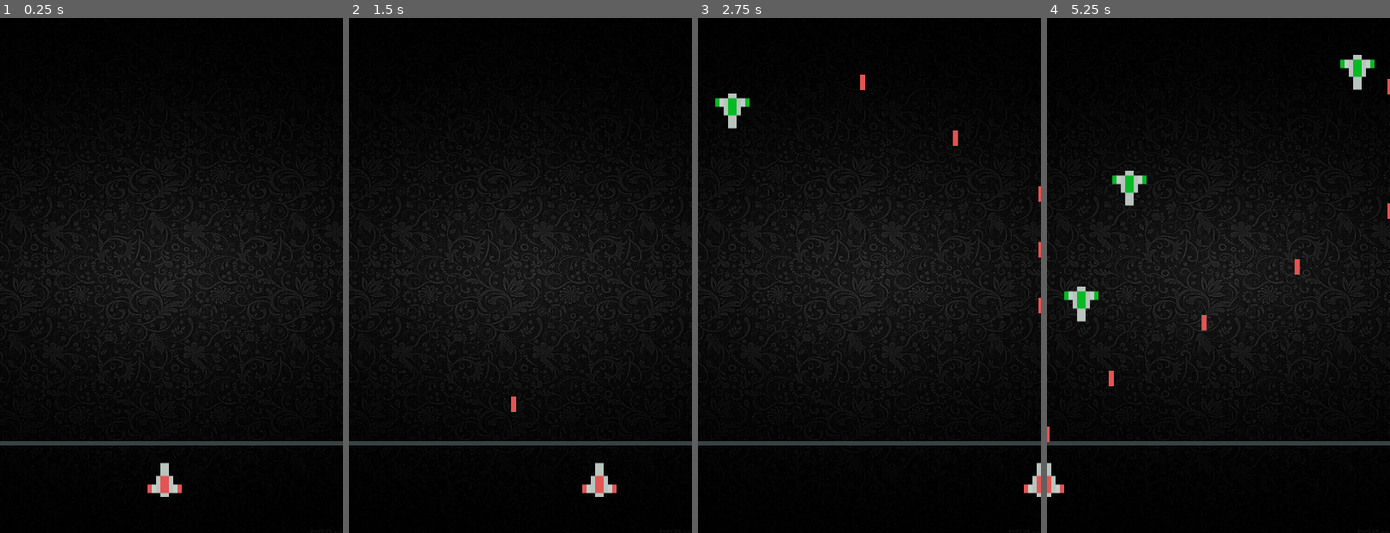
Above: before the commit, frames 1-4 (left to right).
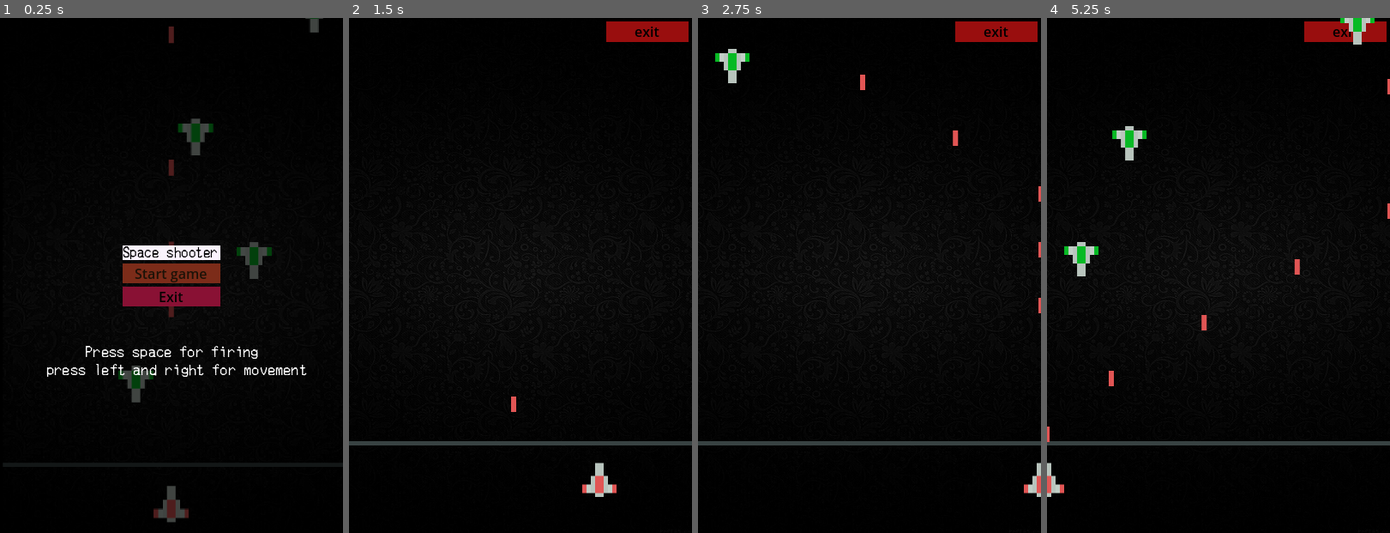
Above: after the commit, the same moments.

Repository: niranjansthaa11-code/My-first-godot-project-
Game: Godot game, scene res://menu/menu.tscn
Same seed, same stepped clock (60 frames per second), same inputs: the game is played once before the commit and once after it. Before the commit the project starts from res://main.tscn.
Inputs (mouse positions are in pixels of both pictures, inside the frame that each line leads up to):
- Up to frame 1 (0.25 s): no input
- Up to frame 2 (1.5 s): click (520, 275) at 0.5 s, where only the run after the commit has a clickable "Start game"; tap Enter at 1.25 s; hold Right (move_element_right) from 1.28 s (still down); hold Space (shoot) from 1.28 s (still down)
- Up to frame 3 (2.75 s): release Right (move_element_right) at 2.03 s; release Space (shoot) at 2.03 s; hold Down from 2.03 s (still down); tap Space (shoot) at 2.1 s
- Up to frame 4 (5.25 s): release Down at 2.78 s; hold Right (move_element_right) 2.78-3.53 s; hold Space (shoot) 2.78-3.53 s; tap Alt at 2.85 s; hold Up 3.53-4.28 s; tap Shift at 3.6 s; tap Space (shoot) at 3.8, 5.1 s; hold Space (shoot) 4.28-5.03 s; hold Left (move_element_left) from 4.28 s (still down)

The runs differ from the first frame. In frame 1, 10% of the frame differs, in the area x 0-100%, y 0-100%; in frame 2, 1.2%; in frame 3, 1.9%; in frame 4, 3.1%.

Commit message:
i created menu bar and working on the last ending menu

Diff:
--- a/my-first-game-/assests of game/enemies spwanner/enemies_spwanner.gd
+++ b/my-first-game-/assests of game/enemies spwanner/enemies_spwanner.gd
@@ -1,6 +1,8 @@
 extends Node
 var enemies_scence=preload("res://enemies/enemies.tscn")
 var eni
+var exit_scence=preload("res://enemies/last_exit_button.tscn")
+
 
 # Called when the node enters the scene tree for the first time.
 func _ready() -> void:
@@ -16,9 +18,10 @@
 	get_parent().get_node("Enemies").add_child (enemy)
 
 func _end(area:Node):
+	var exit=exit_scence.instantiate()
 	if area is Enemy:
 		get_tree().set_pause(true)
-
+		get_parent().get_node("exit_control").add_child(exit)
 
 
 
--- /dev/null
+++ b/my-first-game-/download(2).gd
@@ -0,0 +1,11 @@
+extends Sprite2D
+
+
+# Called when the node enters the scene tree for the first time.
+func _ready() -> void:
+	pass # Replace with function body.
+
+
+# Called every frame. 'delta' is the elapsed time since the previous frame.
+func _process(delta: float) -> void:
+	pass
--- /dev/null
+++ b/my-first-game-/enemies/exit.gd
@@ -0,0 +1,16 @@
+extends Control
+
+
+# Called when the node enters the scene tree for the first time.
+func _ready() -> void:
+	pass # Replace with function body.
+
+
+# Called every frame. 'delta' is the elapsed time since the previous frame.
+func _process(delta: float) -> void:
+	pass
+
+
+func _on_exit_pressed() -> void:
+	get_tree().quit()
+	pass # Replace with function body.
--- /dev/null
+++ b/my-first-game-/enemies/exit.tscn
@@ -0,0 +1,36 @@
+[gd_scene load_steps=3 format=3 uid="uid://duacpe35gw34s"]
+
+[ext_resource type="Script" uid="uid://dq3m0l3ht6yg5" path="res://enemies/exit.gd" id="1_mnkqh"]
+
+[sub_resource type="StyleBoxFlat" id="StyleBoxFlat_ochtc"]
+bg_color = Color(0.6, 0.053999986, 0.053999986, 1)
+
+[node name="exit control button" type="Control"]
+layout_mode = 3
+anchors_preset = 15
+anchor_right = 1.0
+anchor_bottom = 1.0
+offset_left = 8.0
+offset_right = 8.0
+grow_horizontal = 2
+grow_vertical = 2
+script = ExtResource("1_mnkqh")
+
+[node name="Button" type="Button" parent="."]
+layout_mode = 1
+anchors_preset = 8
+anchor_left = 0.5
+anchor_top = 0.5
+anchor_right = 0.5
+anchor_bottom = 0.5
+offset_left = -56.0
+offset_top = -20.0
+offset_right = 40.0
+offset_bottom = 4.0
+grow_horizontal = 2
+grow_vertical = 2
+theme_override_colors/font_color = Color(0.00055349985, 0.0018800114, 0.0021769642, 1)
+theme_override_styles/normal = SubResource("StyleBoxFlat_ochtc")
+text = "exit"
+
+[connection signal="pressed" from="Button" to="." method="_on_exit_pressed"]
--- /dev/null
+++ b/my-first-game-/enemies/last_exit_button.tscn
@@ -0,0 +1,111 @@
+[gd_scene load_steps=8 format=3 uid="uid://q6y57ved3el5"]
+
+[ext_resource type="Script" uid="uid://daotbyvumfgyy" path="res://menu/menu.gd" id="1_nwjnc"]
+[ext_resource type="Texture2D" uid="uid://l1qqa7xw7415" path="res://assests of game/Screenshot 2026-01-24 105220.png" id="2_db0v5"]
+[ext_resource type="FontFile" uid="uid://e6px1yroegqq" path="res://assests of game/Merchant Copy.ttf" id="3_xx2hv"]
+
+[sub_resource type="StyleBoxTexture" id="StyleBoxTexture_pv2di"]
+texture = ExtResource("2_db0v5")
+modulate_color = Color(0.34557152, 0.34557167, 0.3455716, 1)
+
+[sub_resource type="StyleBoxFlat" id="StyleBoxFlat_dxa0q"]
+bg_color = Color(0.978008, 0.9528547, 0.99125713, 1)
+
+[sub_resource type="StyleBoxFlat" id="StyleBoxFlat_o2lhx"]
+bg_color = Color(0.48803586, 0.17193791, 0.09708352, 1)
+
+[sub_resource type="StyleBoxFlat" id="StyleBoxFlat_4t64p"]
+bg_color = Color(0.5379934, 0.06765488, 0.20410454, 1)
+
+[node name="last_exit button" type="Control"]
+layout_mode = 3
+anchors_preset = 15
+anchor_right = 1.0
+anchor_bottom = 1.0
+grow_horizontal = 2
+grow_vertical = 2
+script = ExtResource("1_nwjnc")
+
+[node name="Panel" type="Panel" parent="."]
+layout_mode = 1
+anchors_preset = 15
+anchor_right = 1.0
+anchor_bottom = 1.0
+grow_horizontal = 2
+grow_vertical = 2
+theme_override_styles/panel = SubResource("StyleBoxTexture_pv2di")
+
+[node name="VBoxContainer" type="VBoxContainer" parent="."]
+layout_mode = 1
+anchors_preset = 8
+anchor_left = 0.5
+anchor_top = 0.5
+anchor_right = 0.5
+anchor_bottom = 0.5
+offset_left = -57.0
+offset_top = -33.0
+offset_right = 57.0
+offset_bottom = 33.0
+grow_horizontal = 2
+grow_vertical = 2
+
+[node name="Label" type="Label" parent="VBoxContainer"]
+layout_mode = 2
+theme_override_colors/font_color = Color(7.181221e-06, 1.0338701e-05, 1.7118518e-06, 1)
+theme_override_colors/font_outline_color = Color(1, 1, 1, 1)
+theme_override_fonts/font = ExtResource("3_xx2hv")
+theme_override_font_sizes/font_size = 24
+theme_override_styles/normal = SubResource("StyleBoxFlat_dxa0q")
+text = "Space shooter"
+
+[node name="start" type="Button" parent="VBoxContainer"]
+layout_mode = 2
+theme_override_colors/font_color = Color(0.11059142, 0.06998978, 0.029934656, 1)
+theme_override_styles/normal = SubResource("StyleBoxFlat_o2lhx")
+theme_override_styles/normal_mirrored = SubResource("StyleBoxFlat_o2lhx")
+theme_override_styles/pressed = SubResource("StyleBoxFlat_o2lhx")
+theme_override_styles/pressed_mirrored = SubResource("StyleBoxFlat_o2lhx")
+theme_override_styles/hover = SubResource("StyleBoxFlat_o2lhx")
+theme_override_styles/hover_mirrored = SubResource("StyleBoxFlat_o2lhx")
+theme_override_styles/hover_pressed = SubResource("StyleBoxFlat_o2lhx")
+theme_override_styles/hover_pressed_mirrored = SubResource("StyleBoxFlat_o2lhx")
+theme_override_styles/disabled = SubResource("StyleBoxFlat_o2lhx")
+theme_override_styles/disabled_mirrored = SubResource("StyleBoxFlat_o2lhx")
+theme_override_styles/focus = SubResource("StyleBoxFlat_o2lhx")
+text = "Restart game"
+
+[node name="exit" type="Button" parent="VBoxContainer"]
+layout_mode = 2
+theme_override_colors/font_color = Color(0.016800098, 0.008692576, 0.0059470385, 1)
+theme_override_styles/normal = SubResource("StyleBoxFlat_4t64p")
+theme_override_styles/normal_mirrored = SubResource("StyleBoxFlat_o2lhx")
+theme_override_styles/pressed = SubResource("StyleBoxFlat_o2lhx")
+theme_override_styles/pressed_mirrored = SubResource("StyleBoxFlat_o2lhx")
+theme_override_styles/hover = SubResource("StyleBoxFlat_o2lhx")
+theme_override_styles/hover_mirrored = SubResource("StyleBoxFlat_o2lhx")
+theme_override_styles/hover_pressed = SubResource("StyleBoxFlat_o2lhx")
+theme_override_styles/hover_pressed_mirrored = SubResource("StyleBoxFlat_o2lhx")
+theme_override_styles/disabled = SubResource("StyleBoxFlat_o2lhx")
+theme_override_styles/disabled_mirrored = SubResource("StyleBoxFlat_o2lhx")
+theme_override_styles/focus = SubResource("StyleBoxFlat_o2lhx")
+text = "Exit"
+
+[node name="Label" type="Label" parent="."]
+layout_mode = 1
+anchors_preset = -1
+anchor_left = 0.48000002
+anchor_top = 0.388
+anchor_right = 0.48000002
+anchor_bottom = 0.388
+offset_left = -80.0
+offset_top = -8.800003
+offset_right = 86.0
+offset_bottom = 9.199997
+grow_horizontal = 2
+grow_vertical = 2
+theme_override_fonts/font = ExtResource("3_xx2hv")
+theme_override_font_sizes/font_size = 26
+text = " MISSION FAILED !!"
+
+[connection signal="pressed" from="VBoxContainer/start" to="." method="_on_start_pressed"]
+[connection signal="pressed" from="VBoxContainer/exit" to="." method="_on_exit_pressed"]
--- a/my-first-game-/enemies/menu.tscn
+++ /dev/null
@@ -1,56 +0,0 @@
-[gd_scene load_steps=5 format=3 uid="uid://crc7j0qigvi1x"]
-
-[ext_resource type="Texture2D" uid="uid://l1qqa7xw7415" path="res://assests of game/Screenshot 2026-01-24 105220.png" id="1_dxa0q"]
-
-[sub_resource type="StyleBoxTexture" id="StyleBoxTexture_pv2di"]
-texture = ExtResource("1_dxa0q")
-modulate_color = Color(0.34557152, 0.34557167, 0.3455716, 1)
-
-[sub_resource type="StyleBoxFlat" id="StyleBoxFlat_o2lhx"]
-bg_color = Color(0.13393933, 0.6058263, 0.4841376, 1)
-
-[sub_resource type="StyleBoxFlat" id="StyleBoxFlat_4t64p"]
-bg_color = Color(0.5379934, 0.06765488, 0.20410454, 1)
-
-[node name="menu" type="Control"]
-layout_mode = 3
-anchors_preset = 15
-anchor_right = 1.0
-anchor_bottom = 1.0
-grow_horizontal = 2
-grow_vertical = 2
-
-[node name="Panel" type="Panel" parent="."]
-layout_mode = 1
-anchors_preset = 15
-anchor_right = 1.0
-anchor_bottom = 1.0
-grow_horizontal = 2
-grow_vertical = 2
-theme_override_styles/panel = SubResource("StyleBoxTexture_pv2di")
-
-[node name="VBoxContainer" type="VBoxContainer" parent="."]
-layout_mode = 1
-anchors_preset = 8
-anchor_left = 0.5
-anchor_top = 0.5
-anchor_right = 0.5
-anchor_bottom = 0.5
-offset_left = -57.0
-offset_top = -33.0
-offset_right = 57.0
-offset_bottom = 33.0
-grow_horizontal = 2
-grow_vertical = 2
-
-[node name="start" type="Button" parent="VBoxContainer"]
-layout_mode = 2
-theme_override_colors/font_color = Color(0.11059142, 0.06998978, 0.029934656, 1)
-theme_override_styles/normal = SubResource("StyleBoxFlat_o2lhx")
-text = "Start game"
-
-[node name="exit" type="Button" parent="VBoxContainer"]
-layout_mode = 2
-theme_override_colors/font_color = Color(0.016800098, 0.008692576, 0.0059470385, 1)
-theme_override_styles/normal = SubResource("StyleBoxFlat_4t64p")
-text = "Exit"
--- /dev/null
+++ b/my-first-game-/main.gd
@@ -0,0 +1,11 @@
+extends Node2D
+
+
+# Called when the node enters the scene tree for the first time.
+func _ready() -> void:
+	pass # Replace with function body.
+
+
+# Called every frame. 'delta' is the elapsed time since the previous frame.
+func _process(delta: float) -> void:
+	pass
--- a/my-first-game-/main.tscn
+++ b/my-first-game-/main.tscn
@@ -1,23 +1,30 @@
-[gd_scene load_steps=7 format=3 uid="uid://psuusljqexty"]
+[gd_scene load_steps=10 format=3 uid="uid://psuusljqexty"]
 
+[ext_resource type="Script" uid="uid://da7h7qa06xhff" path="res://main.gd" id="1_5vw27"]
 [ext_resource type="Texture2D" uid="uid://euop6klcichq" path="res://assests of game/download (2).jpg" id="1_ig7tw"]
 [ext_resource type="PackedScene" uid="uid://bv6mw1nkbq1m3" path="res://player/player.tscn" id="2_0xm2m"]
 [ext_resource type="Texture2D" uid="uid://b063kxuusdi71" path="res://assests of game/spacepixels-0.1.0/horizontal_bar_grey.png" id="3_h2yge"]
+[ext_resource type="Script" uid="uid://bwaw80qgmld1g" path="res://download(2).gd" id="3_kek77"]
+[ext_resource type="Script" uid="uid://cvda78wx5sk7k" path="res://the_death_boundary.gd" id="4_4c57u"]
 [ext_resource type="PackedScene" uid="uid://bk4j665xv8nrp" path="res://assests of game/enemies spwanner/enemies_spwanner.tscn" id="4_lquwl"]
-[ext_resource type="PackedScene" uid="uid://crc7j0qigvi1x" path="res://enemies/menu.tscn" id="5_lquwl"]
+[ext_resource type="PackedScene" uid="uid://duacpe35gw34s" path="res://enemies/exit.tscn" id="5_lquwl"]
 
 [sub_resource type="RectangleShape2D" id="RectangleShape2D_1bvp3"]
 size = Vector2(408, 5)
 
 [node name="Game manager" type="Node2D"]
+script = ExtResource("1_5vw27")
 
 [node name="Download(2)" type="Sprite2D" parent="."]
+modulate = Color(0.5037054, 0.5037054, 0.5037054, 1)
 position = Vector2(200, 296)
 scale = Vector2(0.54347825, 0.4648318)
 texture = ExtResource("1_ig7tw")
+script = ExtResource("3_kek77")
 
 [node name="the_death_boundary" type="Area2D" parent="."]
 position = Vector2(192, 496)
+script = ExtResource("4_4c57u")
 
 [node name="CollisionShape2D" type="CollisionShape2D" parent="the_death_boundary"]
 position = Vector2(4, 0)
@@ -37,8 +44,8 @@
 
 [node name="Enemies" type="Node" parent="."]
 
-[node name="Control" parent="." instance=ExtResource("5_lquwl")]
-offset_left = 184.0
-offset_top = 664.0
-offset_right = 184.0
-offset_bottom = 664.0
+[node name="exit control button" parent="." instance=ExtResource("5_lquwl")]
+offset_left = 344.0
+offset_top = 24.0
+offset_right = 368.0
+offset_bottom = 24.0
--- /dev/null
+++ b/my-first-game-/menu/menu.gd
@@ -0,0 +1,26 @@
+extends Control
+var game_start:=false
+
+
+
+# Called when the node enters the scene tree for the first time.
+func _ready() -> void:
+	pass # Replace with function body.
+
+
+# Called every frame. 'delta' is the elapsed time since the previous frame.
+func _process(delta: float) -> void:
+	pass
+
+
+func _on_start_pressed() -> void:
+	get_tree().change_scene_to_file("res://main.tscn")
+
+
+
+	pass # Replace with function body.
+
+
+func _on_exit_pressed() -> void:
+	get_tree().quit()
+	pass # Replace with function body.
--- /dev/null
+++ b/my-first-game-/menu/menu.tscn
@@ -0,0 +1,105 @@
+[gd_scene load_steps=8 format=3 uid="uid://crc7j0qigvi1x"]
+
+[ext_resource type="Texture2D" uid="uid://l1qqa7xw7415" path="res://assests of game/Screenshot 2026-01-24 105220.png" id="1_dxa0q"]
+[ext_resource type="Script" uid="uid://daotbyvumfgyy" path="res://menu/menu.gd" id="1_o2lhx"]
+[ext_resource type="FontFile" uid="uid://e6px1yroegqq" path="res://assests of game/Merchant Copy.ttf" id="2_pv2di"]
+
+[sub_resource type="StyleBoxTexture" id="StyleBoxTexture_pv2di"]
+texture = ExtResource("1_dxa0q")
+modulate_color = Color(0.34557152, 0.34557167, 0.3455716, 1)
+
+[sub_resource type="StyleBoxFlat" id="StyleBoxFlat_dxa0q"]
+bg_color = Color(0.978008, 0.9528547, 0.99125713, 1)
+
+[sub_resource type="StyleBoxFlat" id="StyleBoxFlat_o2lhx"]
+bg_color = Color(0.48803586, 0.17193791, 0.09708352, 1)
+
+[sub_resource type="StyleBoxFlat" id="StyleBoxFlat_4t64p"]
+bg_color = Color(0.5379934, 0.06765488, 0.20410454, 1)
+
+[node name="menu" type="Control"]
+layout_mode = 3
+anchors_preset = 15
+anchor_right = 1.0
+anchor_bottom = 1.0
+grow_horizontal = 2
+grow_vertical = 2
+script = ExtResource("1_o2lhx")
+
+[node name="Panel" type="Panel" parent="."]
+layout_mode = 1
+anchors_preset = 15
+anchor_right = 1.0
+anchor_bottom = 1.0
+grow_horizontal = 2
+grow_vertical = 2
+theme_override_styles/panel = SubResource("StyleBoxTexture_pv2di")
+
+[node name="VBoxContainer" type="VBoxContainer" parent="."]
+layout_mode = 1
+anchors_preset = 8
+anchor_left = 0.5
+anchor_top = 0.5
+anchor_right = 0.5
+anchor_bottom = 0.5
+offset_left = -57.0
+offset_top = -33.0
+offset_right = 57.0
+offset_bottom = 33.0
+grow_horizontal = 2
+grow_vertical = 2
+
+[node name="Label" type="Label" parent="VBoxContainer"]
+layout_mode = 2
+theme_override_colors/font_color = Color(7.181221e-06, 1.0338701e-05, 1.7118518e-06, 1)
+theme_override_colors/font_outline_color = Color(1, 1, 1, 1)
+theme_override_fonts/font = ExtResource("2_pv2di")
+theme_override_font_sizes/font_size = 24
+theme_override_styles/normal = SubResource("StyleBoxFlat_dxa0q")
+text = "Space shooter"
+
+[node name="start" type="Button" parent="VBoxContainer"]
+layout_mode = 2
+theme_override_colors/font_color = Color(0.11059142, 0.06998978, 0.029934656, 1)
+theme_override_styles/normal = SubResource("StyleBoxFlat_o2lhx")
+theme_override_styles/normal_mirrored = SubResource("StyleBoxFlat_o2lhx")
+theme_override_styles/pressed = SubResource("StyleBoxFlat_o2lhx")
+theme_override_styles/pressed_mirrored = SubResource("StyleBoxFlat_o2lhx")
+theme_override_styles/hover = SubResource("StyleBoxFlat_o2lhx")
+theme_override_styles/hover_mirrored = SubResource("StyleBoxFlat_o2lhx")
+theme_override_styles/hover_pressed = SubResource("StyleBoxFlat_o2lhx")
+theme_override_styles/hover_pressed_mirrored = SubResource("StyleBoxFlat_o2lhx")
+theme_override_styles/disabled = SubResource("StyleBoxFlat_o2lhx")
+theme_override_styles/disabled_mirrored = SubResource("StyleBoxFlat_o2lhx")
+theme_override_styles/focus = SubResource("StyleBoxFlat_o2lhx")
+text = "Start game"
+
+[node name="exit" type="Button" parent="VBoxContainer"]
+layout_mode = 2
+theme_override_colors/font_color = Color(0.016800098, 0.008692576, 0.0059470385, 1)
+theme_override_styles/normal = SubResource("StyleBoxFlat_4t64p")
+theme_override_styles/normal_mirrored = SubResource("StyleBoxFlat_o2lhx")
+theme_override_styles/pressed = SubResource("StyleBoxFlat_o2lhx")
+theme_override_styles/pressed_mirrored = SubResource("StyleBoxFlat_o2lhx")
+theme_override_styles/hover = SubResource("StyleBoxFlat_o2lhx")
+theme_override_styles/hover_mirrored = SubResource("StyleBoxFlat_o2lhx")
+theme_override_styles/hover_pressed = SubResource("StyleBoxFlat_o2lhx")
+theme_override_styles/hover_pressed_mirrored = SubResource("StyleBoxFlat_o2lhx")
+theme_override_styles/disabled = SubResource("StyleBoxFlat_o2lhx")
+theme_override_styles/disabled_mirrored = SubResource("StyleBoxFlat_o2lhx")
+theme_override_styles/focus = SubResource("StyleBoxFlat_o2lhx")
+text = "Exit"
+
+[node name="Label" type="Label" parent="."]
+layout_mode = 0
+offset_left = 54.0
+offset_top = 380.0
+offset_right = 367.0
+offset_bottom = 424.0
+theme_override_fonts/font = ExtResource("2_pv2di")
+theme_override_font_sizes/font_size = 26
+text = "     Press space for firing
+press left and right for movement "
+
+[connection signal="pressed" from="VBoxContainer/start" to="." method="_on_start_pressed"]
+[connection signal="pressed" from="VBoxContainer/exit" to="." method="_on_exit_pressed"]
--- a/my-first-game-/project.godot
+++ b/my-first-game-/project.godot
@@ -11,7 +11,7 @@
 [application]
 
 config/name="My first game"
-run/main_scene="uid://psuusljqexty"
+run/main_scene="uid://crc7j0qigvi1x"
 config/features=PackedStringArray("4.5", "GL Compatibility")
 config/icon="res://icon.svg"
 
--- /dev/null
+++ b/my-first-game-/the_death_boundary.gd
@@ -0,0 +1,11 @@
+extends Area2D
+
+
+# Called when the node enters the scene tree for the first time.
+func _ready() -> void:
+	pass # Replace with function body.
+
+
+# Called every frame. 'delta' is the elapsed time since the previous frame.
+func _process(delta: float) -> void:
+	pass
Binary file added: my-first-game-/assests of game/Merchant Copy.ttf
Not shown, added: my-first-game-/assests of game/Merchant Copy.ttf.import
Binary file added: my-first-game-/assests of game/Pixel Game Extrude.otf
Not shown, added: my-first-game-/assests of game/Pixel Game Extrude.otf.import
Not shown, added: my-first-game-/download(2).gd.uid
Not shown, added: my-first-game-/enemies/exit.gd.uid
Not shown, added: my-first-game-/main.gd.uid
Not shown, added: my-first-game-/menu/menu.gd.uid
Not shown, added: my-first-game-/the_death_boundary.gd.uid
